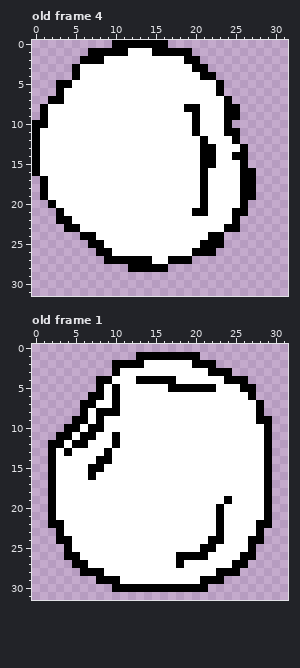
Pixel-art file: assets/sprites/projectile.aseprite. Above, as it was before the edit.
32x32 pixels, 4 frames. Shown: old frame 4, old frame 1. The commit also changed other frames, which this record leaves out.
After:
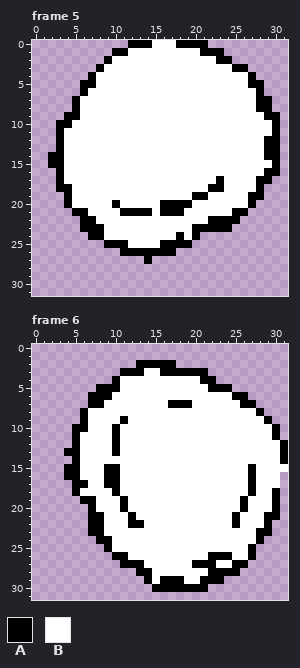
Palette (. is transparent): A #000000  B #ffffff
A new or re-ordered frame is compared with the old frame closest to it.
Difference:
frames 4 -> 7
Changed rows in their new state; - is an unchanged pixel.
Frame 5 is new; against old frame 4:
first column x 0:
 0 ----------..---BBBAAAA---------
 1 -------...-----BBBBBBAAA-------
 2 ------...A---------BBBBAA------
 3 -----...A-----------BBBBBAA----
 4 -----..A-------------BBBBBBA---
 5 ---...AA---------------BBBBAA--
 6 ---...A----------------BBBBBA--
 7 --...A------------------BBBBAA-
 8 -....A-------------BB---BBBBAA-
 9 -...AA--------------B---BBBBBAA
10 ...AA---------------B---BBBBBBA
11 ...A----------------B---BBBBBBA
12 ...A-----------------B---BBBBAA
13 ...A-----------------BB---BBBAA
14 ..AA-----------------BB--BBBBAA
15 ..AA-----------------BB---BBBBA
16 ...A-----------------B----BBBAA
17 -..A-----------------B-A--BBAA-
18 -..AA----------------BAA--BBA--
19 -...A---------------A-----B-A--
20 --..A-----A-----AAAA-B----BA---
21 ---..AA----AAAA-AAA-BB---------
22 ---...AA--------------AAA------
23 ----..AAA-----------AAAA-.-----
24 ------.-A---------A-A...-------
25 -------..AAA----AAAA....-------
26 --------...AAAAAAA.....--------
27 ---------.....-.....-----------
28 ------------.....--------------
Frame 6 is new; against old frame 1:
first column x 2:
 1 -----------........-----------
 2 --------...-AAAA.....---------
 3 --------.AAA--AAAAAA...-------
 4 ------..A--BBBBB---AA....-----
 5 -------A-------BBBBB-AA...----
 6 -------AB--------------AA.----
 7 ----.-A-B------AAA------AA.---
 8 ------BBB---------------------
 9 ---.--B--A----------------B---
10 --.-ABB-A------------------BA-
11 -..ABB---------------------BA-
12 ...-B----------------------BBA
13 ..-A---BA------------------BBA
14 ...A--BB-------------------BBA
15 ..AA-BBAA----------------A-BBB
16 ..AA-B-AA----------------A-BB-
17 ...AA--AA----------------A-BB-
18 ...A----A----------------A-BA-
19 ....AA---A------------B-A--BA-
20 .....A---A-----------B--A--BA-
21 .....AA---A----------B-A----A-
22 .....AA---AA---------B-A--B---
23 -....AA--------------B-----A--
24 -.....AA------------BB---B----
25 --.....A-----------BB---------
26 --......AA------BBBBAAA-B-----
27 ---......AAA----B-AAA---------
28 ----.......AA-------A---------
29 ------......A-AAA-------------
30 --------.....-----------------
Where, in picture pixels (left, top, right, bottom), the same in both pictures:
changed: (32, 40, 280, 272)
changed: (48, 352, 288, 592)
